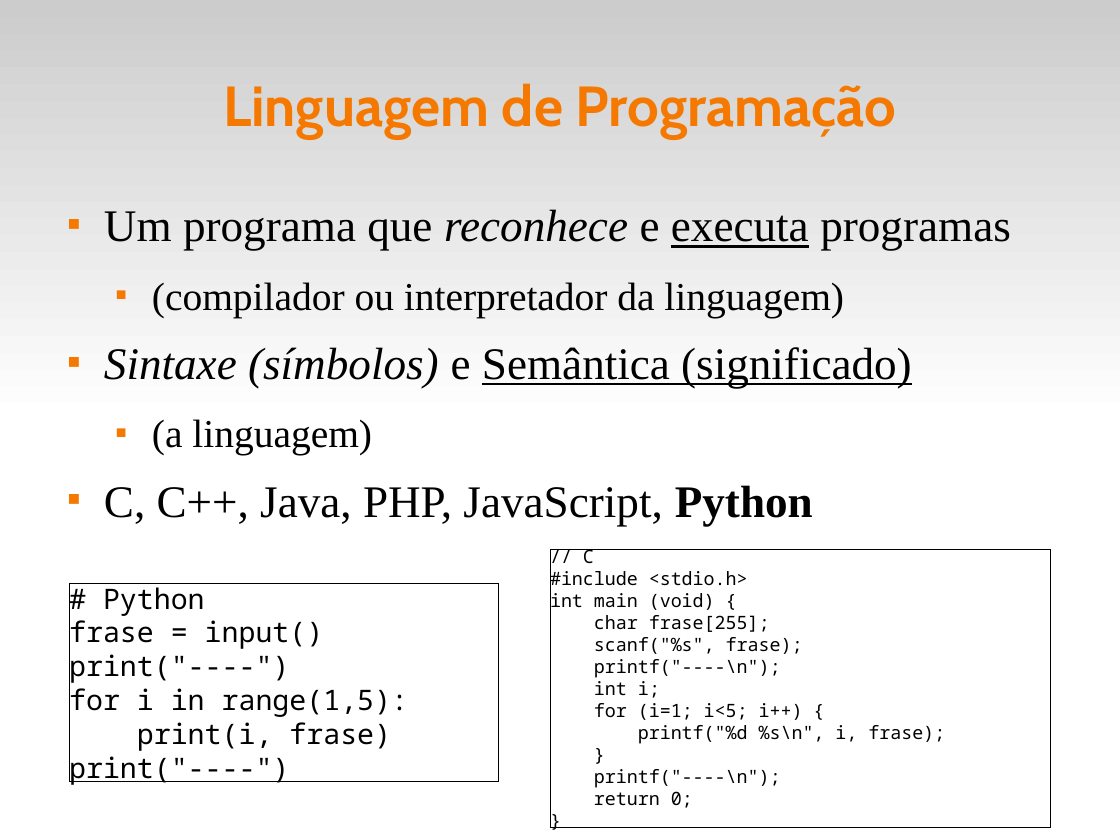
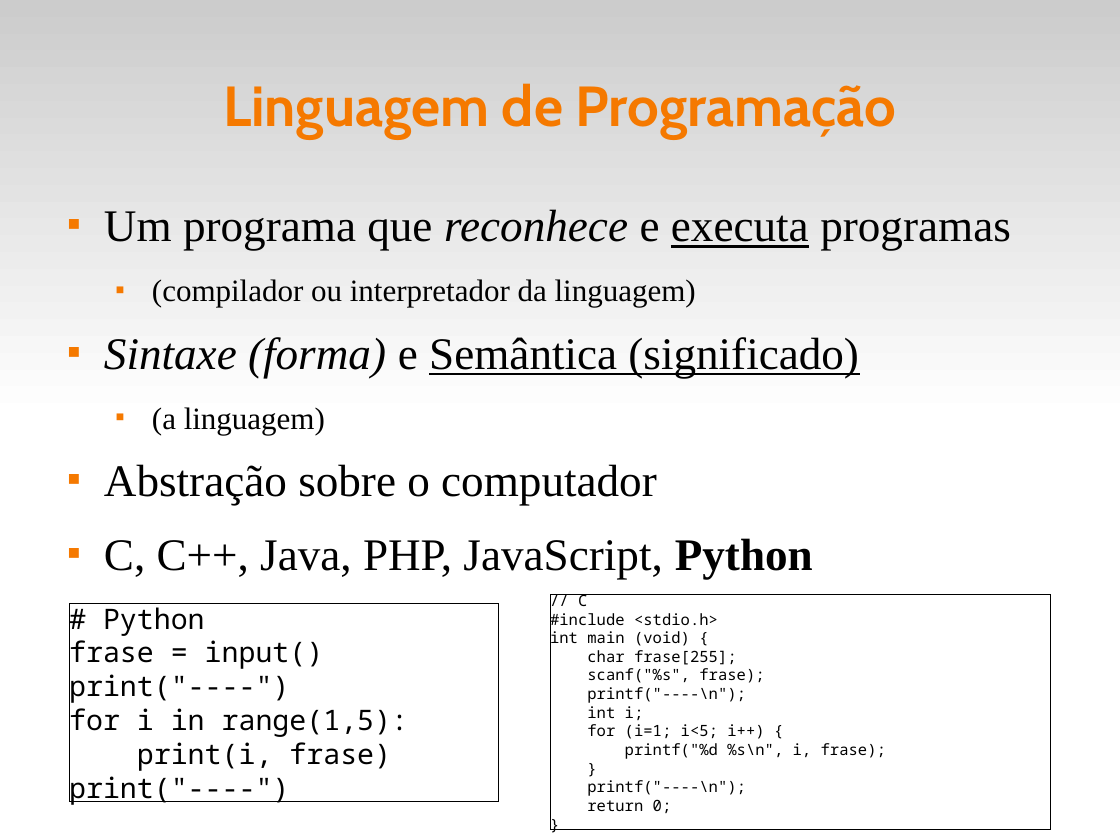
Before and after one commit to fsantanna-uerj/IPD, a slide deck: slide 12 of ipd.odp. Drawn at 1120x840 pixels with LibreOffice and Linux fonts; fonts in the diff are those of the drawing. Boxes give left, top, right and bottom in pixels: in the first picture for what was removed or moved away, otherwise in the second. Text is boxed around its words. In the diff, an @@ line names an element or a change of style, - is before the commit and + after.

```diff
--- a/ipd.odp
+++ b/ipd.odp
@@ text at [152,279,696,435]: size 28 to 22 pt in "(compilador ou interpretador da linguagem)", "(a linguagem)" @@
@@ text at [104,337,859,378]: text changed @@
-■ Sintaxe (símbolos) e Semântica (significado)
+■ Sintaxe (forma) e Semântica (significado)
@@ text at [104,464,657,505]: paragraph added @@
+■ Abstração sobre o computador
@@ rectangle "// C": place and size @@
-rectangle "// C" at [550,550,1051,827]
+rectangle "// C" at [550,595,1051,830]
@@ rectangle "// C" at [550,595,1051,830]: size 13 to 11 pt @@
@@ rectangle "# Python": place and size @@
-rectangle "# Python" at [69,584,498,782]
+rectangle "# Python" at [69,604,498,801]
```
Also in this commit, not shown: 1 other slide changed, 3 other files.
